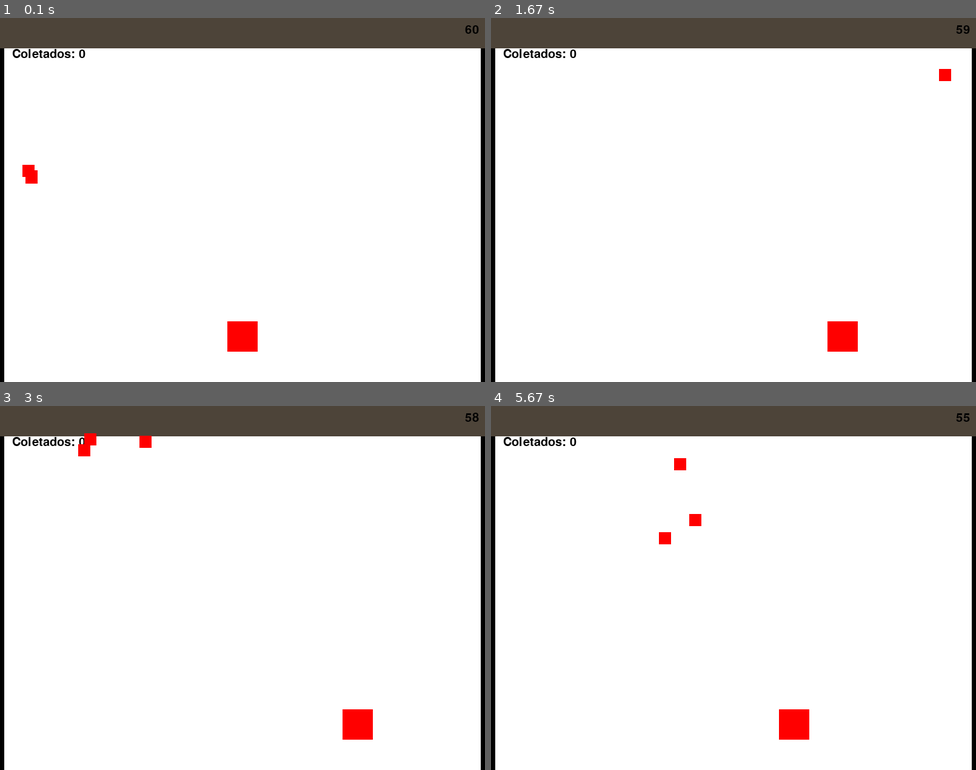
Above: before the commit, frames 1-4 (two rows, left to right).
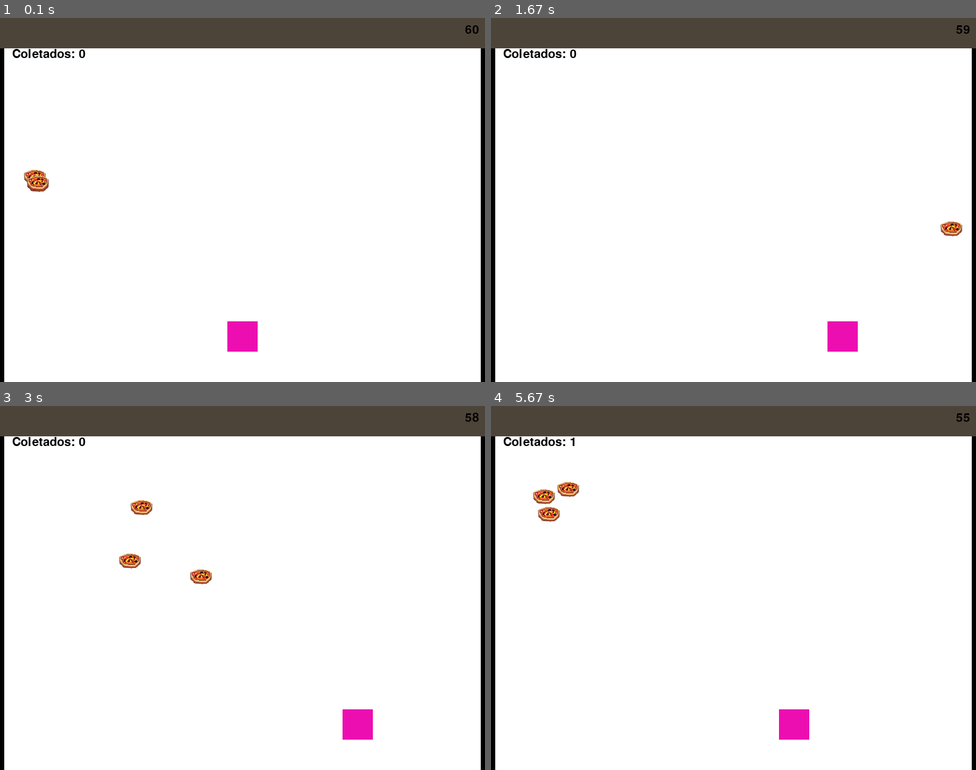
Above: after the commit, the same moments.

Repository: WesleyGCO/Pizza-Panic
Game: pygame game, started from src/main.py
Two runs of this game, one before a commit and one after it. Both use one fixed random seed, a clock stepped at 60 frames per second and the inputs below.
Inputs:
- Up to frame 1 (0.1 s): no input
- Up to frame 2 (1.67 s): hold Right 0.33-0.8 s; hold Right 0.83-1.3 s; hold Left from 1.33 s (still down)
- Up to frame 3 (3 s): release Left at 1.87 s; hold Left 1.9-2.3 s; hold Right 2.33-2.97 s
- Up to frame 4 (5.67 s): hold Left 3-3.47 s; hold Right 3.5-3.97 s; hold Right 4-4.47 s; hold Left 4.5-5.03 s; hold Left 5.07-5.47 s; hold Right from 5.5 s (still down)

The runs differ from the first frame. In frame 1, 0.8% of the frame differs, in the area x 4-54%, y 40-92%; in frame 2, 0.8%; in frame 3, 1.2%; in frame 4, 1.3%, in the area x 8-66%, y 8-92%.

Commit message:
Adicionado imagem no item; Otimização do código

Diff:
--- a/src/entities/ItemRuim.py
+++ b/src/entities/ItemRuim.py
@@ -7,15 +7,16 @@
 class ItemRuim(Vetor):
     def __init__(self, x, y, vx, vy):
         super().__init_ItemRuim__(x, y)
+
         self.vx = vx
         self.vy = vy
-        self.largura = 20
-        self.altura = 20
+        self.largura = 40
+        self.altura = 40
         self.start_x = x
         self.start_y = y
 
-    def desenhar(self, screen):
-        pygame.draw.rect(screen, (255, 0, 0), (self.x, self.y, self.largura, self.altura))
+    def desenhar(self, screen, imagem):
+        screen.blit(pygame.transform.scale(imagem, (self.largura, self.altura)), (self.x, self.y))
 
     def reseta_posicao(self):
         # Redefine a posição do item ruim para a posição inicial
--- a/src/entities/Jogo.py
+++ b/src/entities/Jogo.py
@@ -7,15 +7,13 @@
 
 class Jogo:
     def __init__(self):
-
-        # Configuraçõe s da janela
+        # Configurações da janela
         self.screen_width = 800
         self.screen_height = 600
 
         # Cria a tela com o título Pizza Panic
-        self.screen = pygame.display.set_mode(
-            (self.screen_width, self.screen_height))
-        # Seta o nopme do título
+        self.screen = pygame.display.set_mode((self.screen_width, self.screen_height))
+        # Seta o nome do título
         pygame.display.set_caption("Pizza Panic")
 
         self.jogo_servico = Jogo_Servico()
@@ -25,111 +23,71 @@
         self.is_running = False
 
     def init(self):
-        # Inicializa o Pygame
         pygame.init()
 
         self.gerenciamentoItens_servico = GerenciamentoItens_Servico()
         self.tempo_servico = Tempo_Servico()
 
-        # Inicia uma fonte que podemos utilizar dentro do código
         self.fonte = pygame.font.Font(None, 30)
 
-        # Cria o personagem
-        self.personagem = Personagem(cor=(255, 0, 0), tamanho_x = 50, tamanho_y = 50, velocidade = 5, posicao_x = 375, posicao_y = 500)
+        self.personagem = Personagem(cor=(237, 14, 178), tamanho_x=50, tamanho_y=50, velocidade=5, posicao_x=375, posicao_y=500)
 
-        # Cria o itemRuim
-        self.itemRuim = self.gerenciamentoItens_servico.criar_item()
-        self.itemRuim2 = self.gerenciamentoItens_servico.criar_item()
-        self.itemRuim3 = self.gerenciamentoItens_servico.criar_item()
+        self.imagem_item_ruim = pygame.image.load("assets/Imagens/pizza.png")
+        self.itens_ruins = [self.gerenciamentoItens_servico.criar_item() for _ in range(3)]
 
-        # Variável para controlar a execução do jogo
         self.is_running = True
 
     def run(self):
-        # Executa o loop principal do jogo
         while self.is_running:
-            # Cria a janela na cor desejada
             self.screen.fill((255, 255, 255))
-
-            # Métodos gerais
             self.handle_input()
             self.update()
             self.render()
 
-            # Verificar teclas pressionadas
-            teclas = pygame.key.get_pressed()
-            if teclas[pygame.K_LEFT]:
-                self.personagem.andar_esquerda()
-            if teclas[pygame.K_RIGHT]:
-                self.personagem.andar_direita()
-
     def handle_input(self):
-        # Lida com a entrada do jogador
         for event in pygame.event.get():
             if event.type == pygame.QUIT:
                 self.is_running = False
 
+        # Verificar teclas pressionadas
+        teclas = pygame.key.get_pressed()
+        if teclas[pygame.K_LEFT]:
+            self.personagem.andar_esquerda()
+        if teclas[pygame.K_RIGHT]:
+            self.personagem.andar_direita()
+
     def update(self):
-        # Verificar colisão entre personagem e item ruim
-        if self.gerenciamentoItens_servico.checa_colisao(self.personagem, self.itemRuim):
-            # Contagem para a coleta de item
-            self.personagem.coletar_item(self.itemRuim)
-            # Reinicia a posição do item
-            self.itemRuim.reinicia()
-
-        # Verificar colisão entre personagem e item ruim2
-        if self.gerenciamentoItens_servico.checa_colisao(self.personagem, self.itemRuim2):
-            # Contagem para a coleta de item
-            self.personagem.coletar_item(self.itemRuim2)
-            # Reinicia a posição do item
-            self.itemRuim2.reinicia()
-
-        # Verificar colisão entre personagem e item ruim
-        if self.gerenciamentoItens_servico.checa_colisao(self.personagem, self.itemRuim3):
-            # Contagem para a coleta de item
-            self.personagem.coletar_item(self.itemRuim3)
-            # Reinicia a posição do item
-            self.itemRuim3.reinicia()
+        # Verificar colisão entre personagem e item
+        for item in self.itens_ruins:
+            if self.gerenciamentoItens_servico.checa_colisao(self.personagem, item):
+                self.personagem.coletar_item(item)
+                item.reinicia()
 
     def render(self):
-        # Renderiza o estado do jogo na tela
+        # Rendereiza o estado do jogo na tela
         self.screen.fill((255, 255, 255))
 
         self.jogo_servico.menu_borda(self.screen, self.screen_width, self.screen_width)
 
-        # Desenha o personagem na tela
         self.personagem.desenhar(self.screen)
 
-        # Atualiza o contador
         self.tempo_servico.atualizar_contador(self.screen, self.personagem, self.posicao_x_texto, self.posicao_y_texto, self.fonte)
-
-        # Contagem regressiva
         self.tempo_servico.contagem_regressiva(self.screen, self.tempo_inicial, self.screen_width, self.fonte)
 
-        # Desenha os itens na tela
-        self.gerenciamentoItens_servico.desenhar_item(self.itemRuim, self.screen)
-        self.gerenciamentoItens_servico.desenhar_item(self.itemRuim2, self.screen)
-        self.gerenciamentoItens_servico.desenhar_item(self.itemRuim3, self.screen)
-
-        # Seta o movimento parabólico do item
-        self.gerenciamentoItens_servico.movimento_item(self.itemRuim, self.gravidade)
-        self.gerenciamentoItens_servico.movimento_item(self.itemRuim2, self.gravidade)
-        self.gerenciamentoItens_servico.movimento_item(self.itemRuim3, self.gravidade)
-
-        # Reinicia a posição do item
-        self.gerenciamentoItens_servico.reinicia_item(self.itemRuim)
-        self.gerenciamentoItens_servico.reinicia_item(self.itemRuim2)
-        self.gerenciamentoItens_servico.reinicia_item(self.itemRuim3)
+        # Desenha, movimenta e reinicia os itens
+        for item in self.itens_ruins:
+            self.gerenciamentoItens_servico.desenhar_item(item, self.screen, self.imagem_item_ruim)
+            self.gerenciamentoItens_servico.movimento_item(item, self.gravidade)
+            self.gerenciamentoItens_servico.reinicia_item(item)
 
         pygame.display.flip()
         self.relogio.tick(60)
 
     def cleanup(self):
-        # Limpa recursos alocados pelo jogo
         pygame.quit()
 
     def configuracao_geral(self):
-        # Posição do text de contador
+        # Posição do texto de contador
         self.posicao_x_texto = 20
         self.posicao_y_texto = 50
 
@@ -137,7 +95,7 @@
         self.tempo_inicial = 60
 
         # Seta o valor da gravidade
-        self.gravidade = 0.20
+        self.gravidade = 0.25
 
         # Seta o clock
         self.relogio = pygame.time.Clock()
--- a/src/servicos/gerenciamentoItens_servico.py
+++ b/src/servicos/gerenciamentoItens_servico.py
@@ -5,8 +5,8 @@
     def criar_item(self):
         return Item_Servico.criar_item()
 
-    def desenhar_item(self, itemRuim, screen):
-        Item_Servico.desenhar_item(itemRuim, screen)
+    def desenhar_item(self, itemRuim, screen, imagem):
+        Item_Servico.desenhar_item(itemRuim, screen, imagem)
 
     def movimento_item(self, itemRuim, gravidade):
         # Dá movimento para os itens baseados na gravidade
--- a/src/servicos/item_servico.py
+++ b/src/servicos/item_servico.py
@@ -9,10 +9,10 @@
         itemCriado = ItemRuim(0, 300, random.uniform(5, 10), random.uniform(-5, -15))  # Velocidade horizontal inicial aleatória)
         return itemCriado
 
-    def desenhar_item(itemDesenho, screen):
+    def desenhar_item(itemDesenho, screen, imagem):
         # Verifica se o objeto é do tipo ItemRuim
         if isinstance(itemDesenho, ItemRuim):
-            itemDesenho.desenhar(screen)
+            itemDesenho.desenhar(screen, imagem)
 
     def movimento_item(itemMovimenta, gravidade):
         # Verifica se o objeto é do tipo ItemRuim
